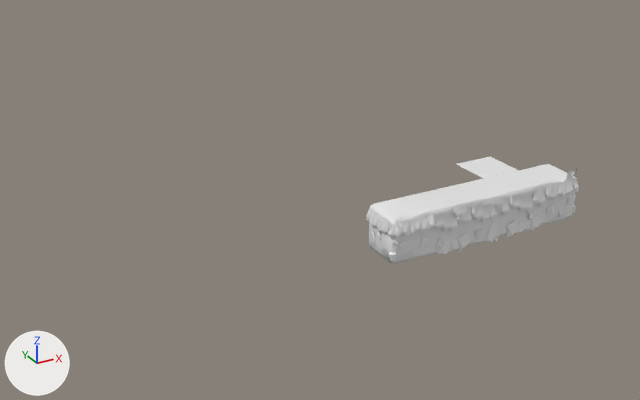
The FBX model Assets/Models/env_tiles.fbx: old version first, new version second.
Rendered twice from a 50 mm lens placed at (-10.8, -14.04, 8.38), pointed at (-2.31, 1.38, 0.66). The lights are fixed; the arrows at lower left show +X, +Y and +Z.

Objects in the first picture: 'tile_center_0', 'tile_center_1', 'tile_center_2', 'tile_corner_L', 'tile_corner_R', 'tile_middle_0'.
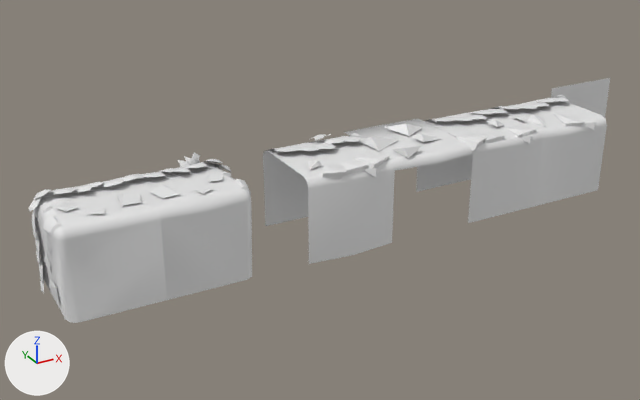
The change in detail:
me_tile_middle_0_001 has 6 vertices, 4 faces and spans x 0.0..1.0, y -1.001..-0.001, z 1.006.
me_tile_middle_0_001 is used by ob_tile_middle_0; location (1.0, 1.0, 0.0).
me_tile_middle_0_001 part 4: the whole mesh is turned -90 degrees about the x axis through the mesh origin and scaled by 2.
me_tile_center_0_001 has 153 vertices, 168 faces and spans x -0.002..1.0, y -1.0..0.0, z -0.074..1.055.
me_tile_center_0_001 is used by ob_tile_center_0; location (-1.0, 0.0, 0.0).
me_tile_center_0_001 part 3: the whole mesh is turned -90 degrees about the x axis through the mesh origin and scaled by 2.
me_tile_center_1_001 has 119 vertices, 132 faces and spans x -0.001..1.0, y -0.999..0.0, z -0.074..1.024.
me_tile_center_1_001 is used by ob_tile_center_1; location (0.0, 0.0, 0.0).
me_tile_center_1_001 part 5: the whole mesh is turned -90 degrees about the x axis through the mesh origin and scaled by 2.
me_tile_corner_r_001 has 233 vertices, 299 faces and spans x 0.0..1.0, y -1.0..0.0, z 0.0..1.039.
me_tile_corner_r_001 is used by ob_tile_corner_r; location (-2.0, 0.0, 0.0).
me_tile_corner_r_001 part 1: the whole mesh is turned -90 degrees about the x axis through the mesh origin and scaled by 2.
me_tile_center_2_001 has 139 vertices, 156 faces and spans x -0.056..1.0, y -1.016..0.0, z -0.074..1.036.
me_tile_center_2_001 is used by ob_tile_center_2; location (1.0, 0.0, 0.0).
me_tile_center_2_001 part 6: the whole mesh is turned -90 degrees about the x axis through the mesh origin and scaled by 2.
me_tile_corner_l_001 has 260 vertices, 331 faces and spans x 0.0..1.0, y -1.0..0.0, z -0.051..1.246.
me_tile_corner_l_001 is used by ob_tile_corner_l; location (2.0, 0.0, 0.0).
me_tile_corner_l_001 part 2: the whole mesh is turned -90 degrees about the x axis through the mesh origin and scaled by 2.
Mesh me_tile_underground_center_001 is new.
It has 34 vertices, 33 faces and spans x -0.11..2.0, y -0.1..2.07, z 1.64..2.09.
It uses material mat_env (white #e7e7e7).
Object 'tile_middle_0' (ob_tile_middle_0) moves from (1.0, 1.0, 0.0) to (4.67, 0.0, 0.0).
Object 'tile_center_0' (ob_tile_center_0) moves from (-1.0, 0.0, 0.0) to (-3.33, 0.0, 0.0).
Object 'tile_center_1' (ob_tile_center_1) moves from (0.0, 0.0, 0.0) to (2.57, 0.0, 0.0).
Object 'tile_corner_R' (ob_tile_corner_r) moves from (-2.0, 0.0, 0.0) to (-8.33, 0.0, 0.0).
Object 'tile_center_2' (ob_tile_center_2) moves from (1.0, 0.0, 0.0) to (0.67, 0.0, 0.0).
Object 'tile_corner_L' (ob_tile_corner_l) moves from (2.0, 0.0, 0.0) to (-6.33, 0.0, 0.0).
Object 'tile_underground_center' (ob_tile_underground_center) is new; it shows me_tile_underground_center_001.
Its location is (-1.35, 0.0, 0.0).

Pixel boxes [x1, y1, x2, y2] of what changed, in the pictures (640 x 400 px):
'tile_corner_R', mesh turned, moved
    before: [366, 196, 434, 264]
    after: [29, 175, 167, 323]
'tile_center_0', mesh turned, moved
    before: [408, 187, 474, 254]
    after: [263, 133, 395, 264]
'tile_corner_L', mesh turned, moved
    before: [520, 164, 579, 225]
    after: [132, 152, 252, 300]
'tile_center_2', mesh turned, moved
    before: [483, 170, 548, 238]
    after: [416, 106, 543, 223]
'tile_center_1', mesh turned, moved
    before: [447, 179, 512, 244]
    after: [485, 95, 607, 206]
'tile_underground_center', added
    after: [344, 119, 472, 171]
'tile_middle_0', mesh turned, moved
    before: [457, 156, 518, 178]
    after: [551, 78, 610, 118]
